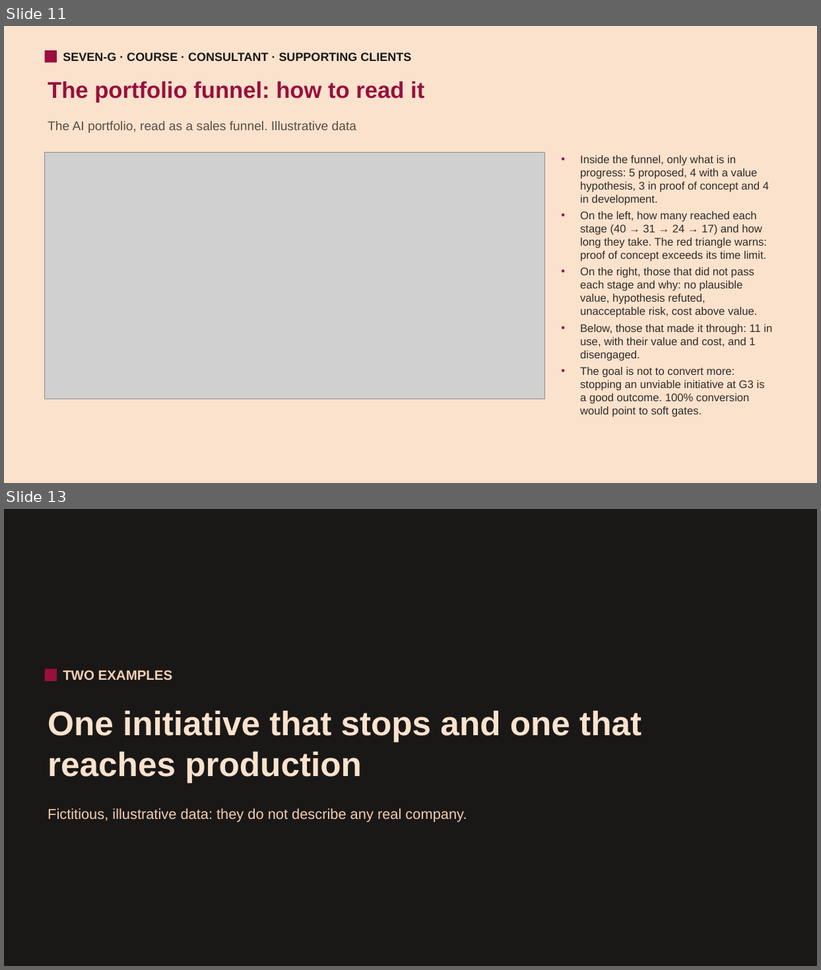
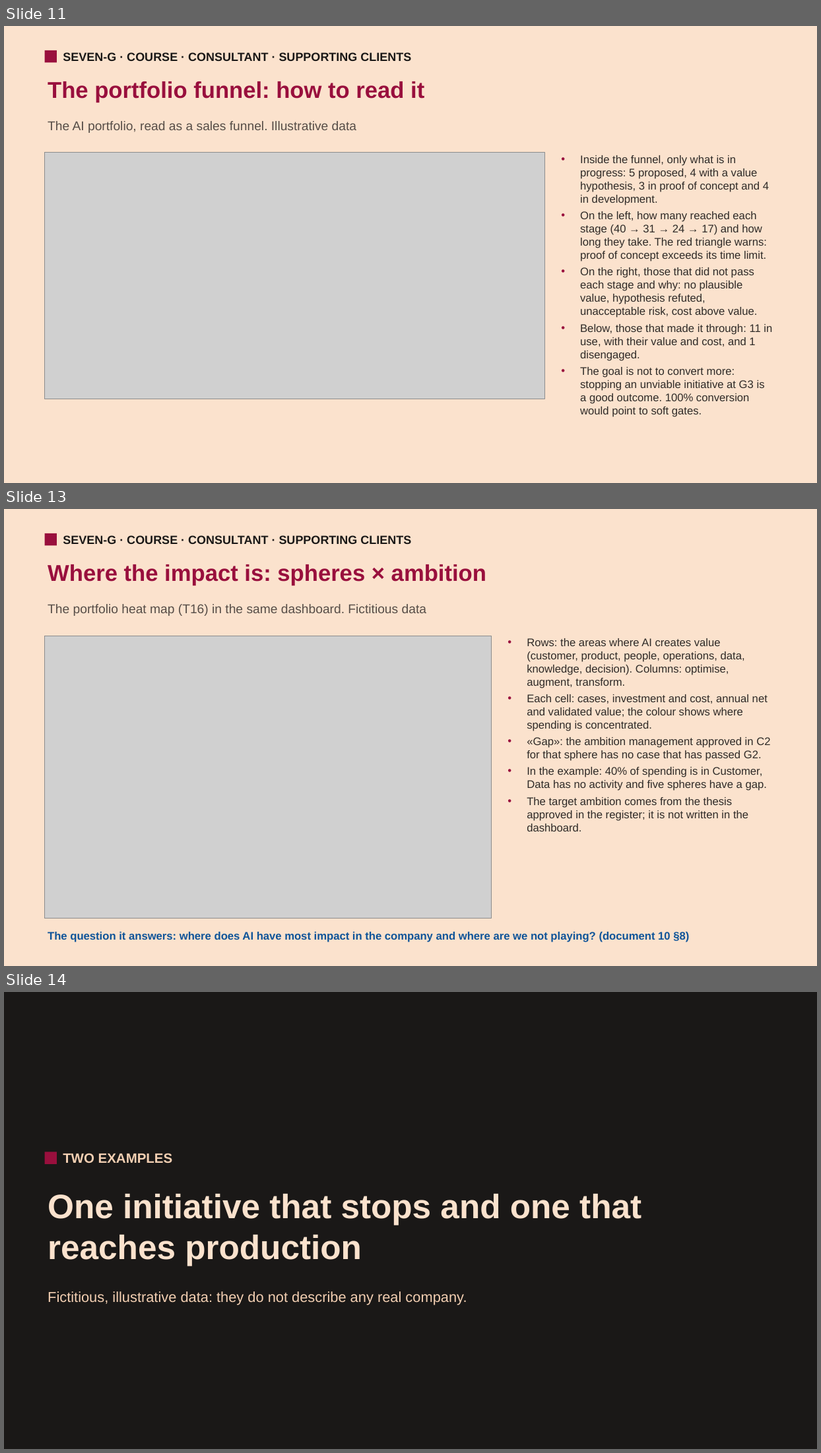
Before and after one commit to seachad/AI_CONSULTING, a slide deck: SEVEN-G/pptx/en/SEVEN-G_Curso_Consultor.pptx. Shown one above the other, each under a label of ours: slides 11 and 13 before the commit, slides 11, 13 and 14 after it; the slides between them are not shown. The pictures are 821x970 and 821x1453 pixels, drawn with LibreOffice and Linux fonts; fonts in the diff are those of the drawing; grey boxes stand for pictures. Boxes give left, top, right and bottom in pixels: in the first picture for what was removed or moved away, otherwise in the second. Text is boxed around its words. In the diff, an @@ line names an element or a change of style, - is before the commit and + after.

Commit message:
Cursos en presentacion: panel con frenos y diapositiva del mapa de impacto

```diff
--- a/SEVEN-G/pptx/en/SEVEN-G_Curso_Consultor.pptx
+++ b/SEVEN-G/pptx/en/SEVEN-G_Curso_Consultor.pptx
@@ slide 13 added at (x1=4, y1=509, x2=817, y2=966), background #FBE2CD @@
@@ rectangle added at (x1=45, y1=533, x2=57, y2=545), fill #990F3D @@
@@ text added at (x1=63, y1=535, x2=411, y2=544), 14 pt, text #1A1817, bold @@
+SEVEN-G · COURSE · CONSULTANT · SUPPORTING CLIENTS
@@ text added at (x1=48, y1=564, x2=486, y2=586), 27 pt, text #990F3D, bold @@
+Where the impact is: spheres × ambition
@@ text added at (x1=48, y1=604, x2=426, y2=616), 15 pt, text #564D47 @@
+The portfolio heat map (T16) in the same dashboard. Fictitious data
@@ picture added at (x1=45, y1=636, x2=492, y2=919) @@
@@ text added at (x1=527, y1=638, x2=770, y2=832), 13 pt, text #2F2B28 @@
+• Rows: the areas where AI creates value (customer, product, people, operations, data, knowledge, decision). Columns: optimise, augment, transform.
+• Each cell: cases, investment and cost, annual net and validated value; the colour shows where spending is concentrated.
+• «Gap»: the ambition management approved in C2 for that sphere has no case that has passed G2.
+• In the example: 40% of spending is in Customer, Data has no activity and five spheres have a gap.
+• The target ambition comes from the thesis approved in the register; it is not written in the dashboard.
@@ text added at (x1=48, y1=932, x2=689, y2=943), 13 pt, text #0F5499, bold @@
+The question it answers: where does AI have most impact in the company and where are we not playing? (document 10 §8)
@@ what was slide 13 is now slide 14 @@
```
Also in this commit, not shown: 1 slide changed, 14 other files.
